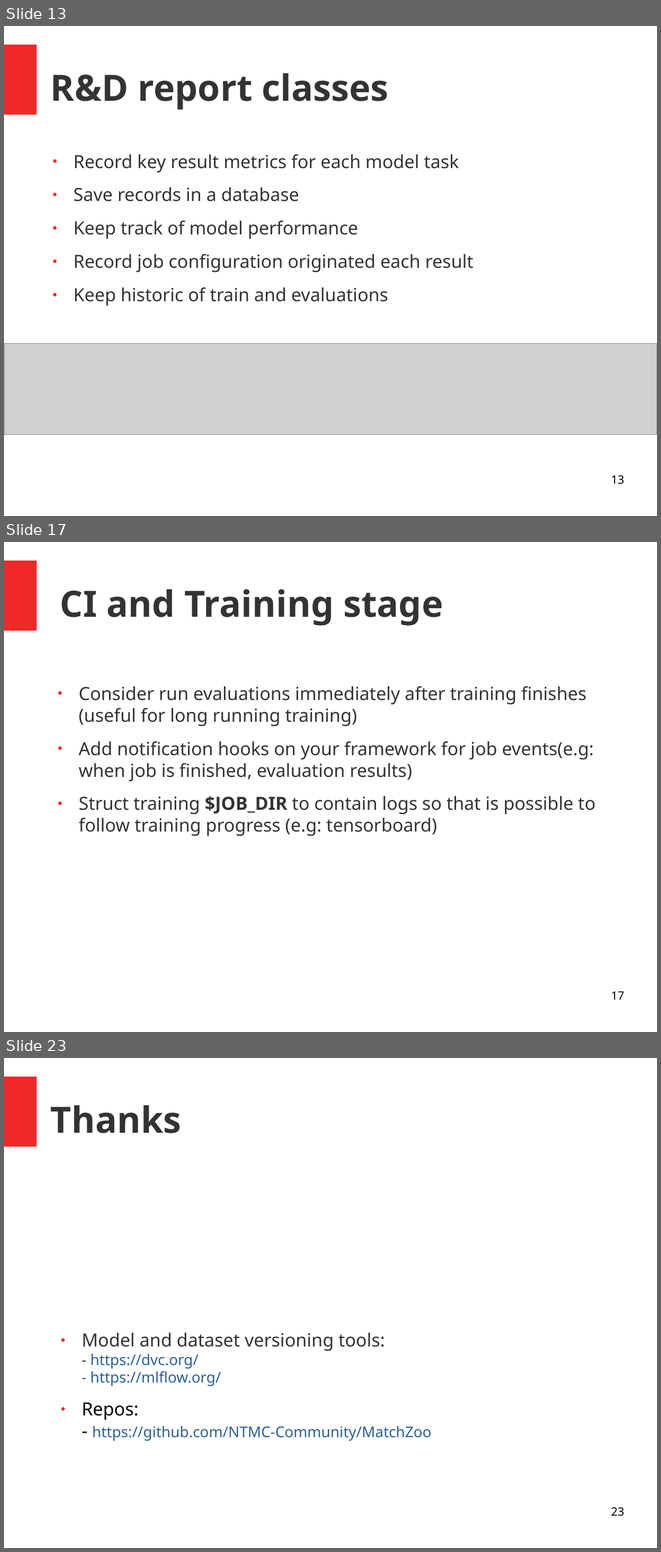
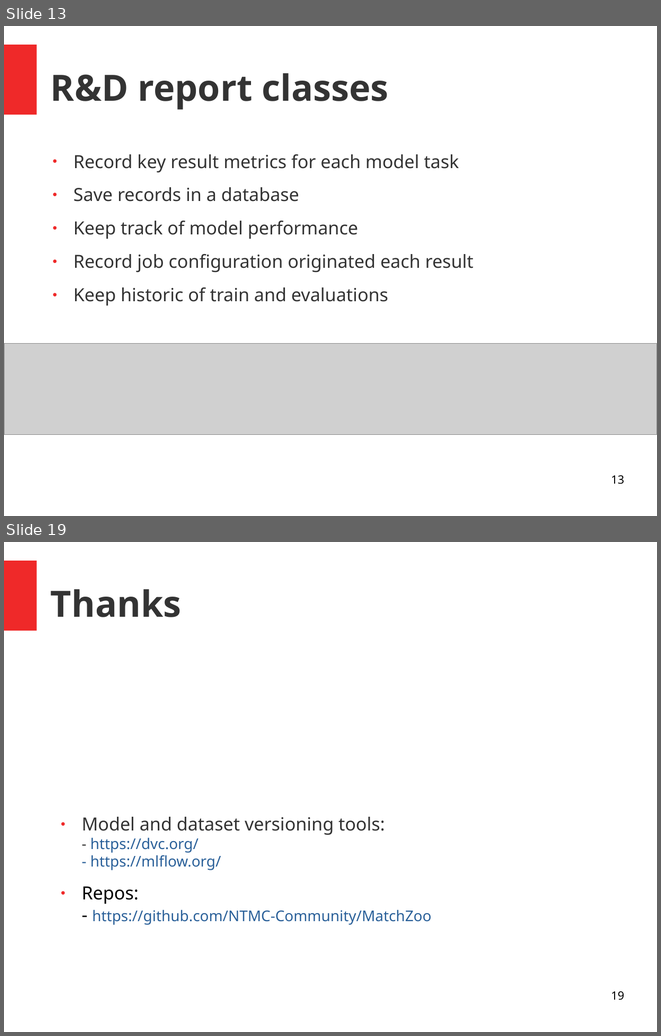
Before and after one commit to andrefsp/models-to-production, a slide deck: models-to-production.odp. Shown one above the other, each under a label of ours: slides 13, 17 and 23 before the commit, slides 13 and 19 after it; the slides between them are not shown. The pictures are 661x1552 and 661x1036 pixels, drawn with LibreOffice and Linux fonts; fonts in the diff are those of the drawing; grey boxes stand for pictures. Boxes give left, top, right and bottom in pixels: in the first picture for what was removed or moved away, otherwise in the second. Text is boxed around its words. In the diff, an @@ line names an element or a change of style, - is before the commit and + after.

```diff
--- a/models-to-production.odp
+++ b/models-to-production.odp
@@ slide 17 removed at box(4, 542, 657, 1032), background #FFFFFF; not listed: 1 template element that a slide beside it also shows @@
@@ title removed at box(60, 589, 443, 626) @@
-CI and Training stage
@@ text removed at box(79, 686, 595, 836) @@
-● Consider run evaluations immediately after training finishes (useful for long running training)
-● Add notification hooks on your framework for job events(e.g: when job is finished, evaluation results)
-● Struct training $JOB_DIR to contain logs so that is possible to follow training progress (e.g: tensorboard)
@@ page number removed at box(611, 991, 624, 999) @@
-17
@@ what was slide 23 is now slide 19 @@
@@ page number at box(611, 991, 624, 1000): text changed @@
-23
+19
```
Also in this commit, not shown: 11 slides changed, 1 slide added, 4 other slides removed.
